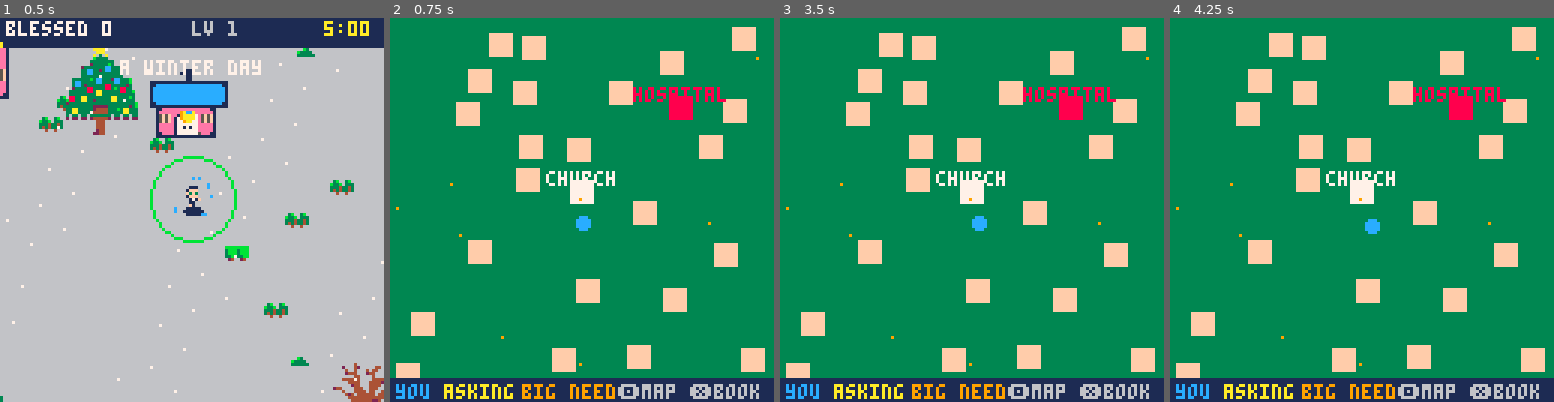
Above: before the commit, frames 1-4 (left to right).
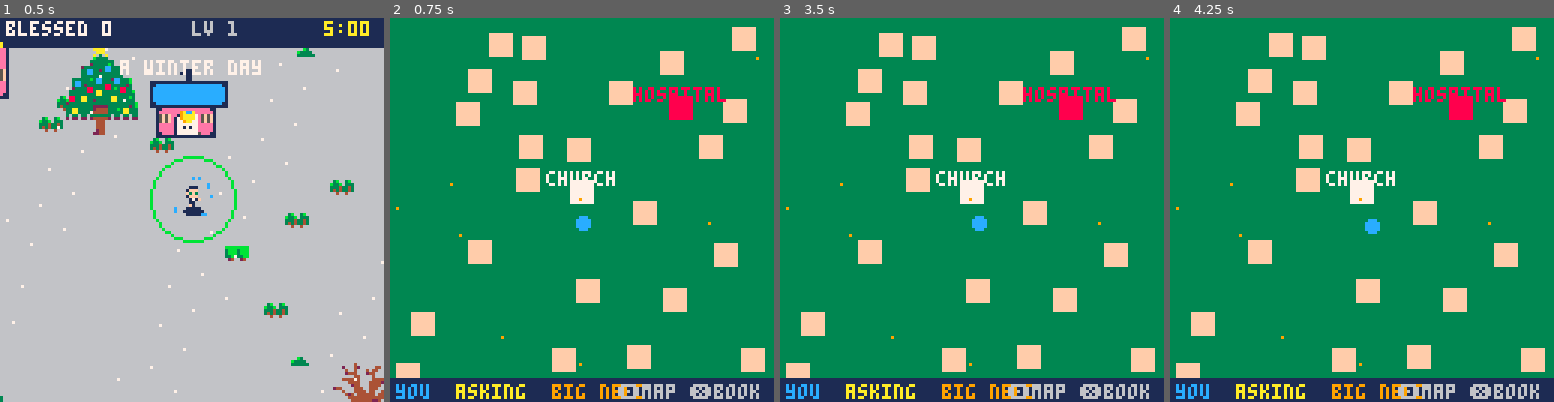
Above: after the commit, the same moments.

Repository: shalone86/sdcourses
Game: PICO-8 cartridge game/blessed.p8
Same seed, same stepped clock (60 frames per second), same inputs: the game is played once before the commit and once after it.
Inputs:
- Up to frame 1 (0.5 s): tap X (X key) at 0.33 s
- Up to frame 2 (0.75 s): tap O (Z key) at 0.7 s
- Up to frame 3 (3.5 s): tap X (X key) at 1.07, 1.85, 2.97 s; hold Right 1.6-2.1 s; tap O (Z key) every 0.4 s from 1.7 to 3.3 s; hold Up 2.15-2.42 s; hold Right 2.47-3.03 s; hold Left from 3.08 s (still down)
- Up to frame 4 (4.25 s): release Left at 3.58 s; hold Down 3.63-3.97 s; tap O (Z key) at 3.7, 4.1 s; hold Right from 4.02 s (still down); tap X (X key) at 4.08 s

Frame 1 is identical in both runs. In frame 2, 0.8% of the frame differs, in the area x 14-66%, y 95-100%; in frame 3, 0.8%; in frame 4, 0.8%.

Commit message:
Blessed!: bishop's clothes once the cathedral is built; spring showers; tidier code
The priest dresses as a bishop when the cathedral is built (or with the
bishop upgrade). In spring, rain falls for about 40 s, then 40 s dry.
Shared sb() (splash and bless), simpler sprite drawing now that all her
art is in, and a one-line map legend keep the code under the limit.

Co-Authored-By: Claude Opus 5.5 <noreply@anthropic.com>
Claude-Session: https://claude.ai/code/session_014A5HNbCtgPJAi8nNk3cpQw

Diff:
--- a/game/blessed.p8
+++ b/game/blessed.p8
@@ -604,6 +604,13 @@
  end
 end
 
+-- a blessing: water splashes out to
+-- r, and everyone in reach (only
+-- kind k, if given) is blessed
+function sb(x,y,r,k)
+ splash(x,y,r) bless(x,y,r,k)
+end
+
 function splash(x,y,r)
  for i=1,10 do
   local a=rnd(1)
@@ -631,8 +638,7 @@
   for q in all(people) do
    if not q.ev then q.need=1 end
   end
-  splash(p.x,p.y-4,70)
-  bless(p.x,p.y,90)
+  sb(p.x,p.y,90)
   say("holy water for everyone!")
  elseif k=="coffee" then
   had_coffee=true
@@ -761,7 +767,7 @@
  -- the pope blesses everyone on
  -- screen, once a minute
  if popemode and t%1800==0 then
-  splash(p.x,p.y-4,70) bless(p.x,p.y,90) say("urbi et orbi!")
+  sb(p.x,p.y,90) say("urbi et orbi!")
  end
  if t%240==0 then spawn_home() end
  if t%max(20,150-church*20-garden*20)==0 then spawn_church() end
@@ -804,8 +810,7 @@
  p.cd-=1
  if p.cd<=0 then
   p.cd=p.rate
-  splash(p.x,p.y-4,p.r)
-  bless(p.x,p.y-4,p.r)
+  sb(p.x,p.y-4,p.r)
   -- at the hospital, as chaplain
   if chap and near(p.x,p.y,hosp_x+8,hosp_y+20,p.r+14) then
    heal(pow)
@@ -817,8 +822,7 @@
   ccd-=1
   if ccd<=0 then
    ccd=max(20,70-chapel_deacons*20)
-   splash(chapel_x+8,chapel_y+24,22)
-   bless(chapel_x+8,chapel_y+24,24,"chapel")
+   sb(chapel_x+8,chapel_y+24,24,"chapel")
   end
  end
 
@@ -828,8 +832,7 @@
   dcd-=1
   if dcd<=0 then
    dcd=max(15,70-deacons*14)
-   splash(church_x+8,church_y+22,22)
-   bless(church_x+8,church_y+22,24,"church")
+   sb(church_x+8,church_y+22,24,"church")
   end
  end
 
@@ -968,23 +971,17 @@
  camera(p.x-64-(wd(x,p.x)+p.x-x),p.y-64-(wd(y,p.y)+p.y-y))
 end
 
-function sprite(n,x,y,fl,c)
- -- her drawing (2 frames), or a dot
- if drawn(n) then
-  spr(n+flr(t/15)%2,x-4,y-8,1,1,fl)
- else
-  circfill(x,y-4,3,c)
- end
+-- her drawing (2 frames), feet at x,y
+function sprite(n,x,y,fl)
+ spr(n+flr(t/15)%2,x-4,y-8,1,1,fl)
 end
 
 -- walking or standing, wearing look
 -- (a color swap); walk falls back
 -- to stand if it isn't drawn yet
-function figure(stand_n,walk_n,moving,x,y,fl,look,c)
+function figure(stand_n,walk_n,moving,x,y,fl,look)
  for a,b in pairs(look or {}) do pal(a,b) end
- local n=stand_n
- if moving and drawn(walk_n) then n=walk_n end
- sprite(n,x,y,fl,c)
+ sprite(moving and walk_n or stand_n,x,y,fl)
  pal()
 end
 
@@ -1028,10 +1025,10 @@
  end
  -- walking, or standing still
  local n=q.s
- if (q.there or not q.tx) and q.k!="walk" and drawn(q.s+stand) then
+ if (q.there or not q.tx) and q.k!="walk" then
   n=q.s+stand
  end
- sprite(n,q.x,q.y,q.fl,12)
+ sprite(n,q.x,q.y,q.fl)
  pal()
  -- a big need glows
  if q.ev and t%16<10 then circ(q.x,q.y-4,7,9) end
@@ -1072,9 +1069,7 @@
  if hosp_need>0 then print("+"..hosp_need,hosp_x/4-2,hosp_y/4+6,chap and 8 or 5) end
  circfill(p.x/4,p.y/4,2,t%10<5 and 12 or 7)
  rectfill(0,120,127,127,1)
- print("you",2,122,12)
- print("asking",18,122,10)
- print("big need",44,122,9)
+ print("\fcyou  \faasking  \f9big need",2,122)
  print("\142map \151book",76,122,6)
 end
 
@@ -1188,7 +1183,7 @@
   print("+"..hosp_need,hosp_x+3,hosp_y-12,c)
  end
  for i=1,chapel_deacons do
-  figure(s_deacon,s_deacon_walk,false,chapel_x+i*6,chapel_y+24,false,cdlooks[i],9)
+  figure(s_deacon,0,false,chapel_x+i*6,chapel_y+24,false,cdlooks[i])
  end
  if hosp_pile>0 then
   thing(s_grace,hosp_x+8,hosp_y+26,10)
@@ -1209,40 +1204,40 @@
  for q in all(people) do draw_person(q) end
  at(church_x,church_y)
  for i=1,deacons do
-  figure(s_deacon,s_deacon_walk,false,church_x-6+i*6,church_y+22,false,dlooks[i],9)
+  figure(s_deacon,0,false,church_x-6+i*6,church_y+22,false,dlooks[i])
  end
  for h in all(helpers) do
   at(h.x,h.y)
-  figure(s_priest,s_priest_walk,h.mv,h.x,h.y,h.fl,h.look,13)
+  figure(s_priest,s_priest_walk,h.mv,h.x,h.y,h.fl,h.look)
  end
  camera(p.x-64,p.y-64)
  ovalfill(p.x-3,p.y-1,p.x+3,p.y+1,1)
  -- driving: her car (the parish van
  -- with that combo), you inside
  local car=van and s_van or s_car
- if l("a car")>0 and p.mv and drawn(car) then
+ if l("a car")>0 and p.mv then
   spr(car+flr(t/4)%4*2,p.x-8,p.y-14,2,2,p.fl)
  else
  -- you: blessing (4 frames, just
  -- after each blessing), walking,
  -- or standing. bishop once you are.
  local st,wk,bl=chars[who].s,chars[who].w,who==1 and s_priest_bless
- if who==1 and bishop and drawn(s_bishop) then
+ -- the priest dresses as a bishop
+ -- once the cathedral is built
+ if who==1 and (bishop or cath) then
   st,wk,bl=s_bishop,s_bishop_walk,s_bishop_bless
  end
  local since=p.rate-p.cd
- if bl and since<12 and drawn(bl) then
+ if bl and since<12 then
   spr(bl+since\3,p.x-4,p.y-8,1,1,p.fl)
  else
-  figure(st,wk,p.mv,p.x,p.y,p.fl,nil,0)
+  figure(st,wk,p.mv,p.x,p.y,p.fl)
  end
  end
  -- your guardian angel, bringing grace
  if angel_t>0 then
   angel_t-=1
-  if drawn(s_angel) then
-   spr(s_angel+flr(t/4)%4,p.x+(p.fl and -12 or 4),p.y-16,1,1,p.fl)
-  end
+  spr(s_angel+flr(t/4)%4,p.x+(p.fl and -12 or 4),p.y-16,1,1,p.fl)
  end
  for d in all(drops) do
   at(d.x,d.y) pset(d.x,d.y,d.t%2==0 and 12 or 7)
@@ -1257,6 +1252,14 @@
  if season==4 then
   for i=1,50 do
    pset((i*37+t*.3-p.x)%128,(i*53+t*(.5+i%3*.2)-p.y)%128,7)
+  end
+ end
+ -- spring: showers come and go
+ -- (about 40 s of rain, 40 s dry)
+ if season==1 and t\1200%2==1 then
+  for i=1,40 do
+   local x,y=(i*41-t-p.x)%128,(i*29+t*4-p.y)%128
+   line(x,y,x-1,y+3,12)
   end
  end
 
